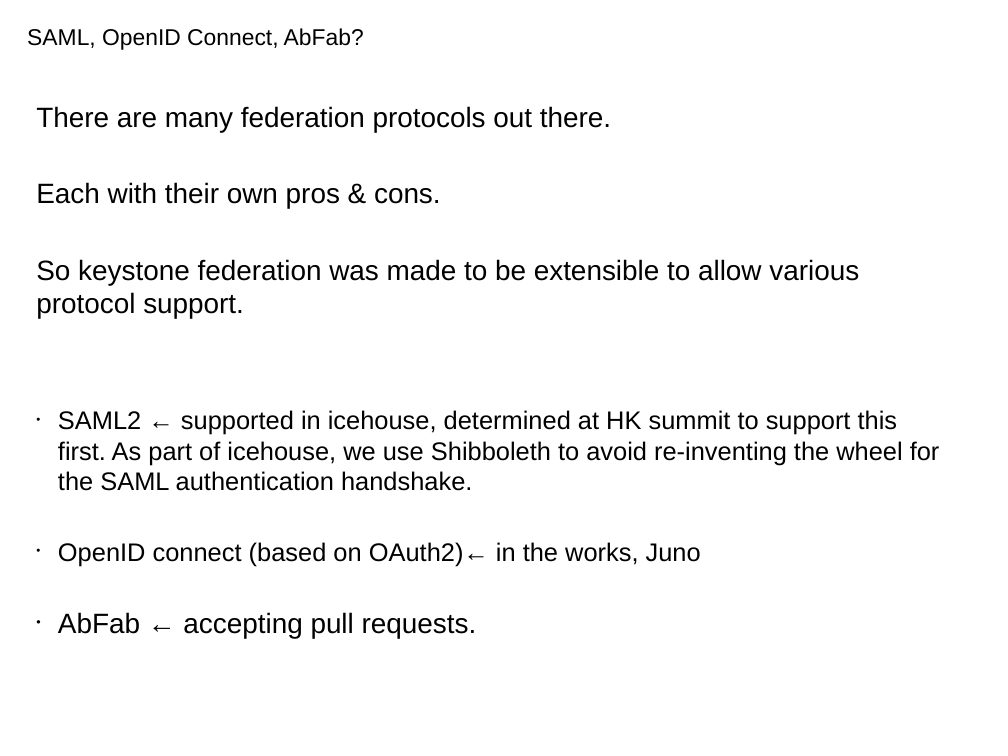
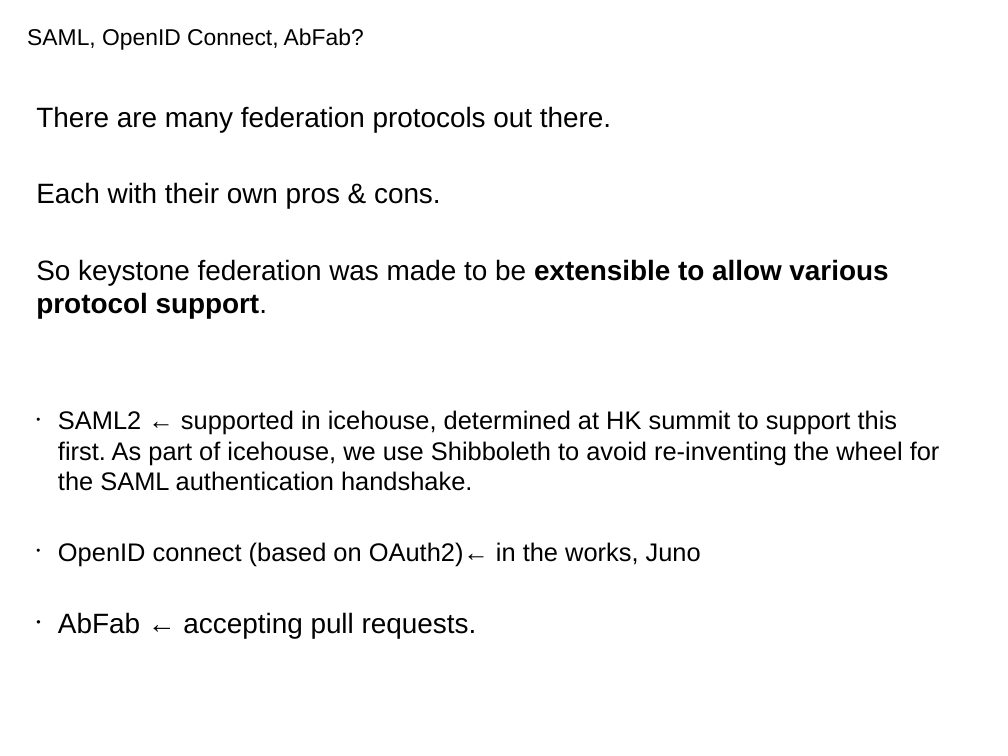
Before and after one commit to RackerWilliams/OpenStackFederation, a slide deck: slide 7 of os-federation-final.odp. Drawn at 1008x756 pixels with LibreOffice and Linux fonts; fonts in the diff are those of the drawing. Boxes give left, top, right and bottom in pixels: in the first picture for what was removed or moved away, otherwise in the second. Text is boxed around its words. In the diff, an @@ line names an element or a change of style, - is before the commit and + after.

```diff
--- a/os-federation-final.odp
+++ b/os-federation-final.odp
@@ text at [36,259,888,318]: bold on in "extensible to allow various protocol support." @@
```
Also in this commit, not shown: 2 other slides changed.
